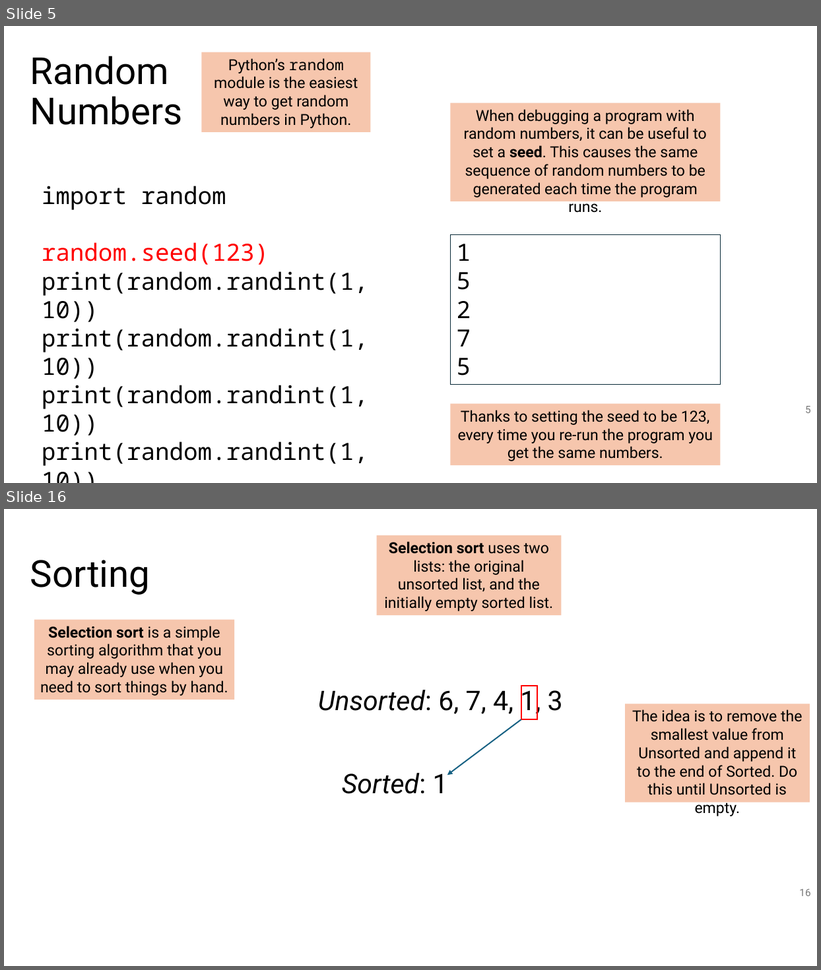
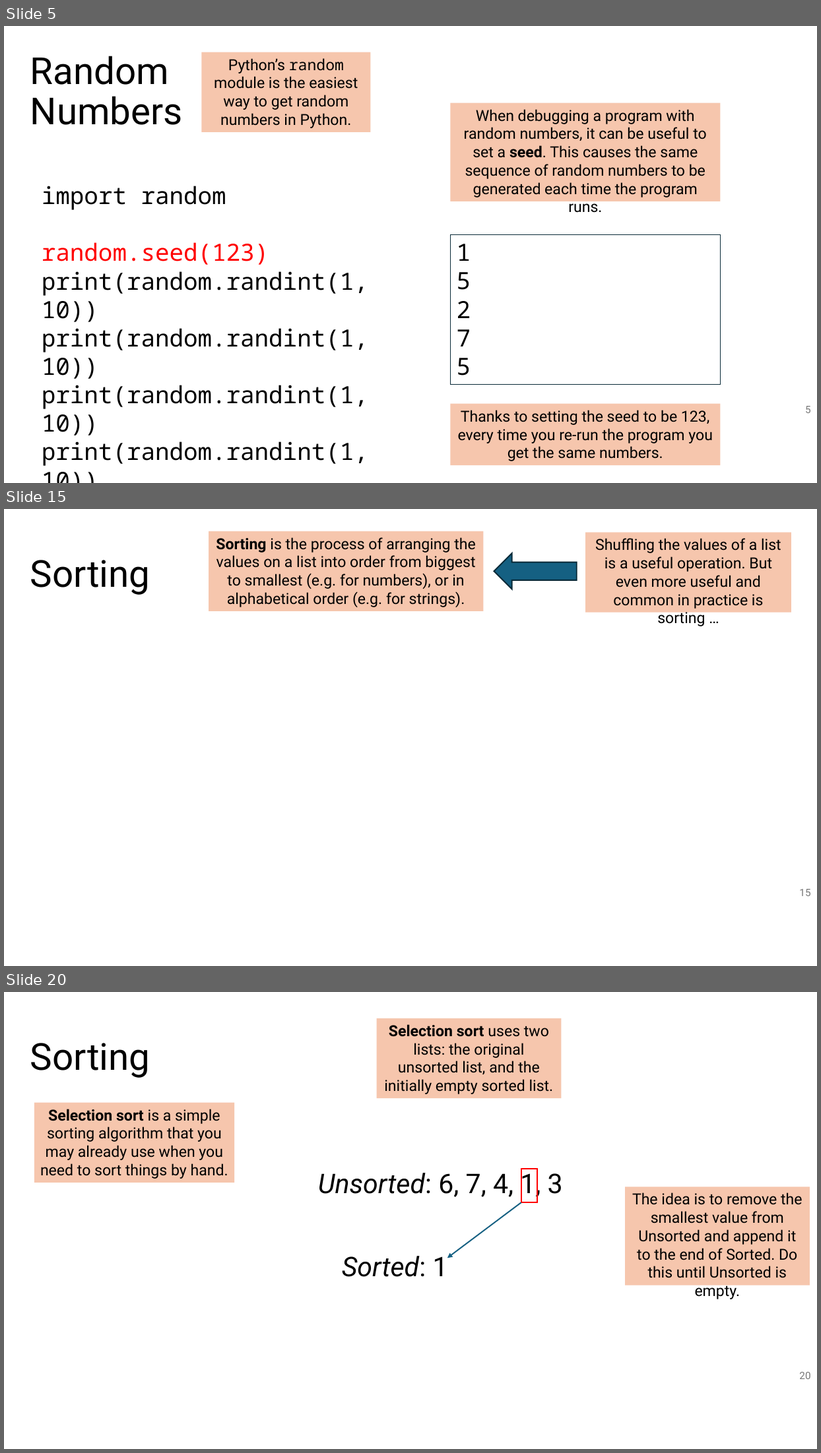
Before and after one commit to tjd1234/cmpt120fall2024, a slide deck: lecture_notes/chapter_algorithms/alg3_sorting/chapter_sorting.pptx. Shown one above the other, each under a label of ours: slides 5 and 16 before the commit, slides 5, 15 and 20 after it; the slides between them are not shown. The pictures are 821x970 and 821x1453 pixels, drawn with LibreOffice and Linux fonts; fonts in the diff are those of the drawing. Boxes give left, top, right and bottom in pixels: in the first picture for what was removed or moved away, otherwise in the second. Text is boxed around its words. In the diff, an @@ line names an element or a change of style, - is before the commit and + after.

```diff
--- a/lecture_notes/chapter_algorithms/alg3_sorting/chapter_sorting.pptx
+++ b/lecture_notes/chapter_algorithms/alg3_sorting/chapter_sorting.pptx
@@ slide 15 added at box(4, 509, 817, 966), background #FFFFFF @@
@@ rectangle added at box(209, 531, 484, 611), fill #F6C6AD, 18 pt, text #000000 @@
+Sorting is the process of arranging the values on a list into order from biggest to smallest (e.g. for numbers), or in alphabetical order (e.g. for strings).
@@ rectangle added at box(586, 532, 792, 612), fill #F6C6AD, 18 pt, text #000000 @@
+Shuffling the values of a list is a useful operation. But even more useful and common in practice is sorting …
@@ title added at box(30, 560, 150, 595), 44 pt, text #000000 @@
+Sorting
@@ right arrow added at box(494, 553, 578, 590), fill #156082, outline #092A39 1.5 pt @@
@@ page number added at box(799, 889, 811, 896), 12 pt, text #797979 @@
+15
@@ what was slide 16 is now slide 20 @@
@@ page number at box(799, 1372, 811, 1379): text changed @@
-16
+20
```
Also in this commit, not shown: 14 slides changed, 3 other slides added, 2 other files.
